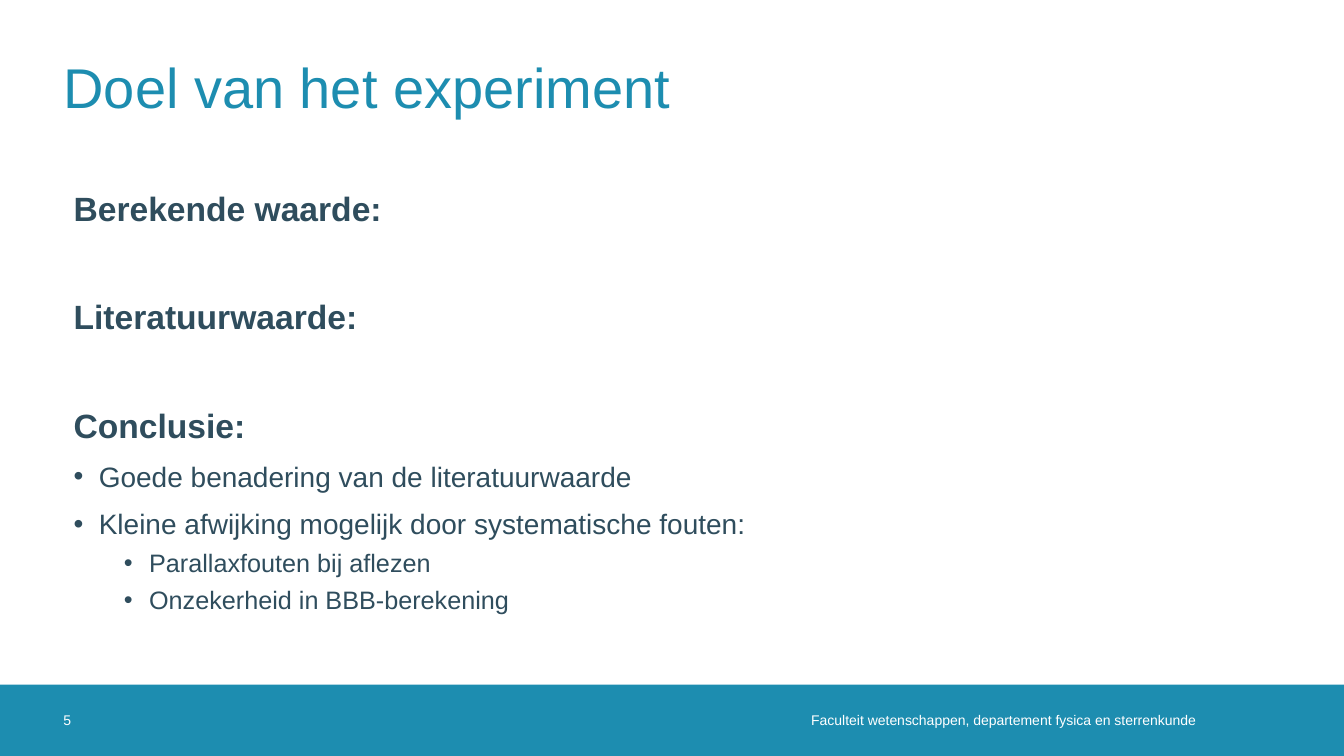
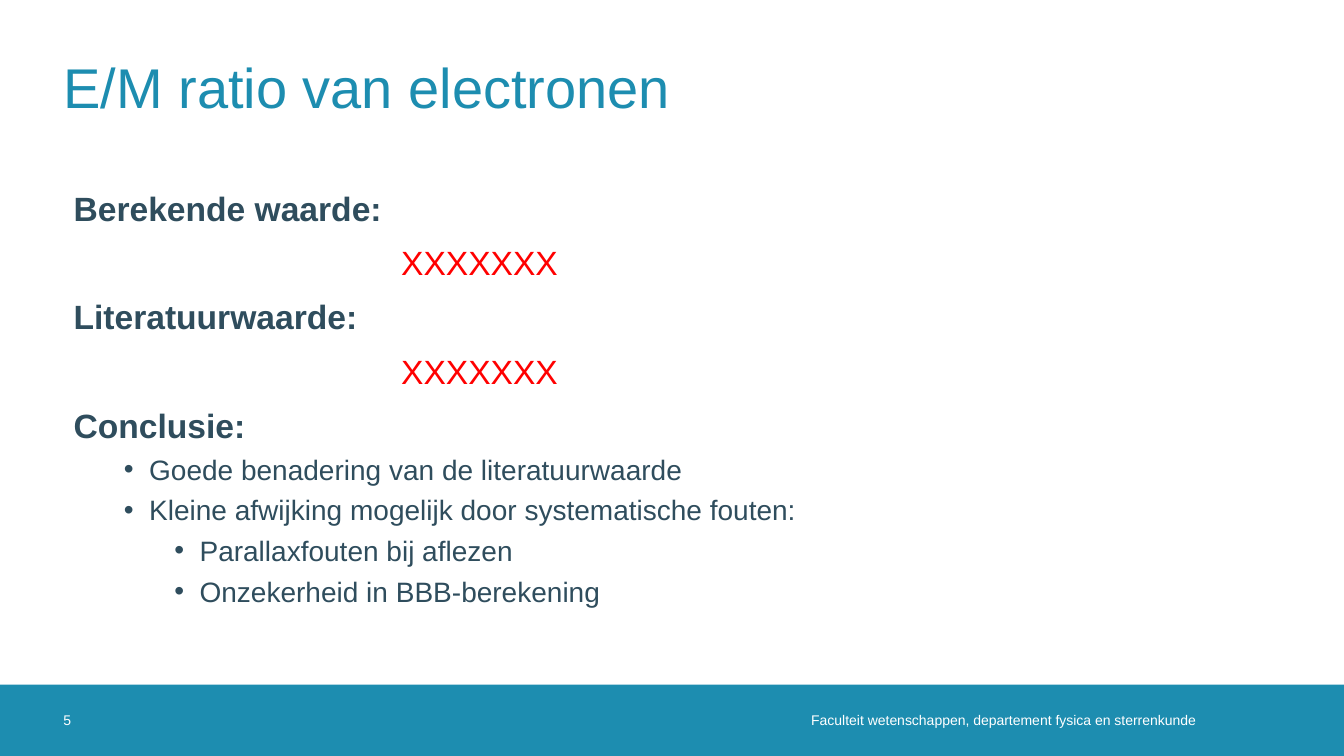
Before and after one commit to MathiMuts/Experimentele, a slide deck: slide 5 of Practicum13_(Advanced_2)/Geavanceerde-proeven.pptx. Drawn at 1344x756 pixels with LibreOffice and Linux fonts; fonts in the diff are those of the drawing; background and template pictures are left out. Boxes give left, top, right and bottom in pixels: in the first picture for what was removed or moved away, otherwise in the second. Text is boxed around its words. In the diff, an @@ line names an element or a change of style, - is before the commit and + after.

```diff
--- a/Practicum13_(Advanced_2)/Geavanceerde-proeven.pptx
+++ b/Practicum13_(Advanced_2)/Geavanceerde-proeven.pptx
@@ title at <box>63,67,670,109</box>: text changed @@
-Doel van het experiment
+E/M ratio van electronen
@@ text at <box>401,252,558,275</box>: paragraph added @@
+XXXXXXX
@@ text at <box>401,361,558,384</box>: paragraph added @@
+XXXXXXX
@@ text at <box>149,459,796,607</box>: size 18 to 20 pt in "Parallaxfouten bij aflezen", "Onzekerheid in BBB-berekening"; list level 1 to 2 in "Goede benadering van de literatuurwaarde"; list level 1 to 2 in "Kleine afwijking mogelijk door systematische ..."; list level 2 to 3 in "Parallaxfouten bij aflezen"; list level 2 to 3 in "Onzekerheid in BBB-berekening" @@
```
Also in this commit, not shown: 2 other slides changed, 4 slides added.
